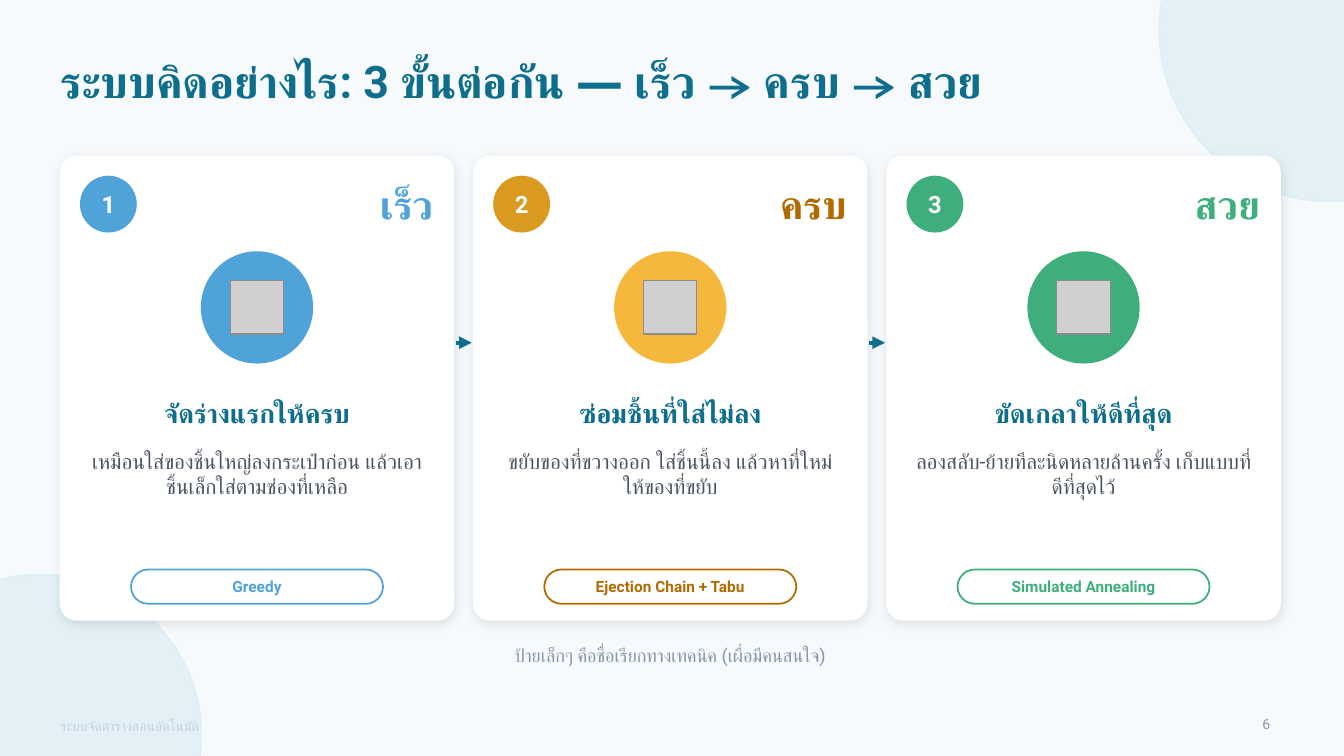
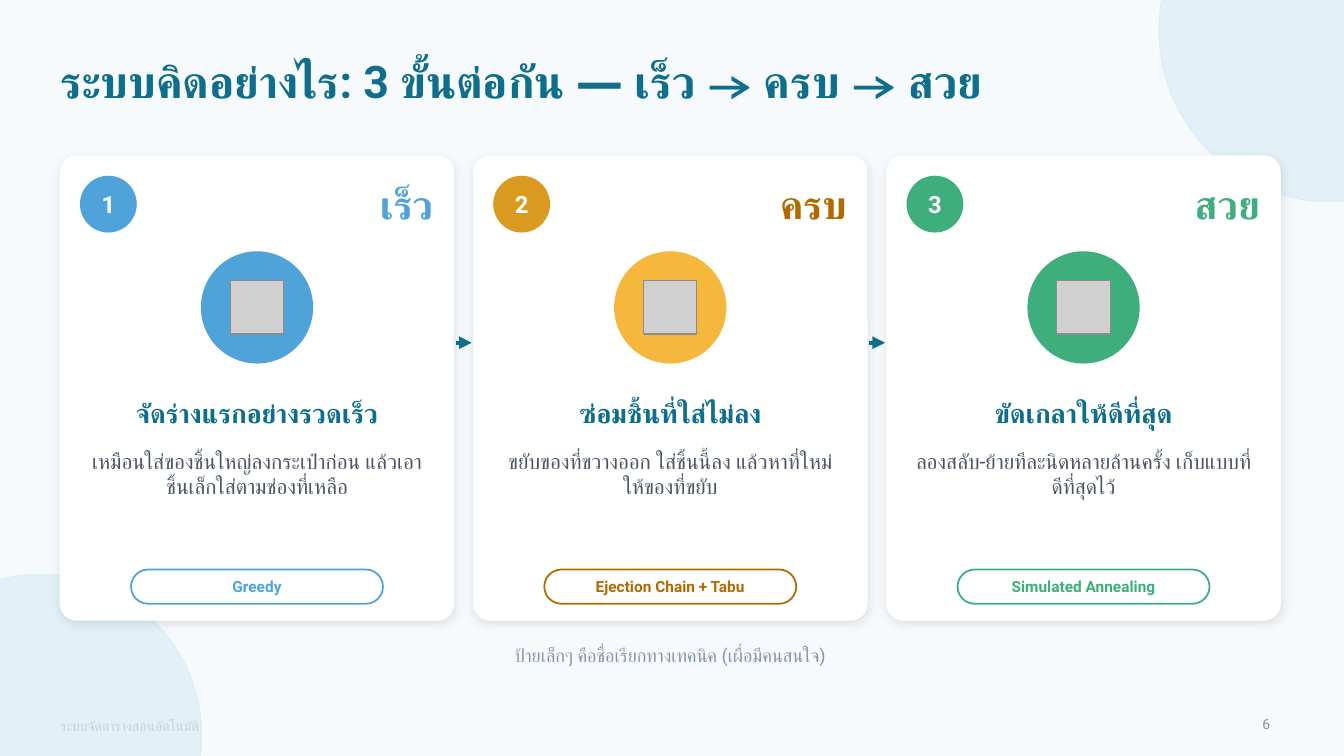
Before and after one commit to marnlop3-vcv/ttauto, a slide deck: slide 6 of docs/presentation/simple/timetable-simple.pptx. Drawn at 1344x756 pixels with LibreOffice and Linux fonts; fonts in the diff are those of the drawing; grey boxes stand for pictures. Boxes give left, top, right and bottom in pixels: in the first picture for what was removed or moved away, otherwise in the second. Text is boxed around its words. In the diff, an @@ line names an element or a change of style, - is before the commit and + after.

```diff
--- a/docs/presentation/simple/timetable-simple.pptx
+++ b/docs/presentation/simple/timetable-simple.pptx
@@ text at [136,403,378,424]: text changed @@
-จัดร่างแรกให้ครบ
+จัดร่างแรกอย่างรวดเร็ว
```
Also in this commit, not shown: 1 other slide changed, 16 other files.
